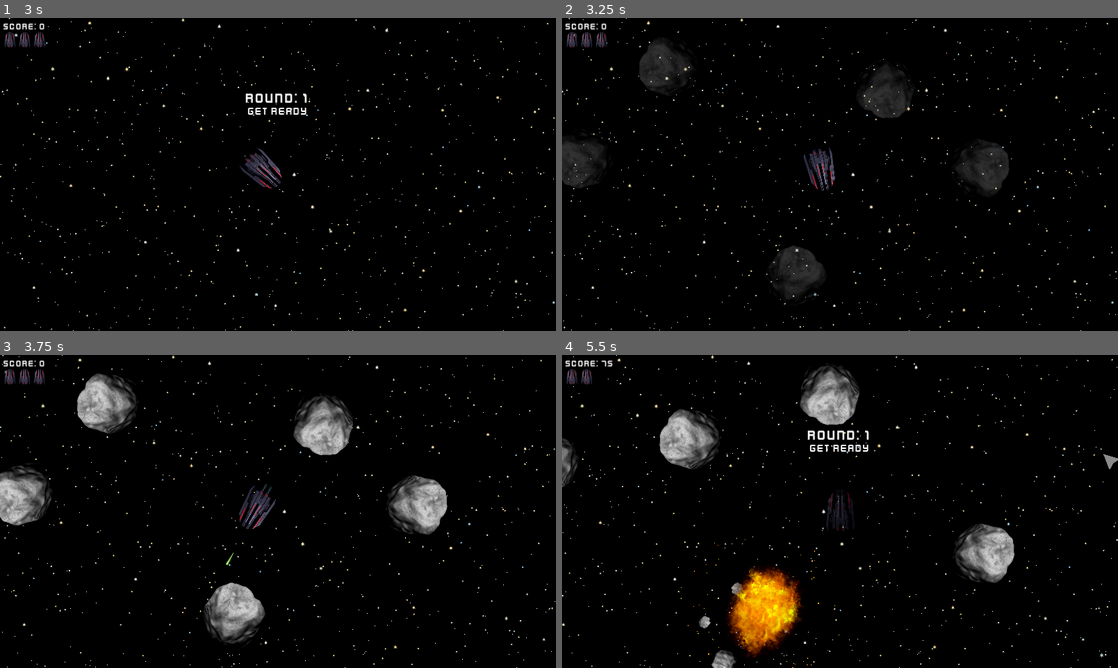
Above: before the commit, frames 1-4 (two rows, left to right).
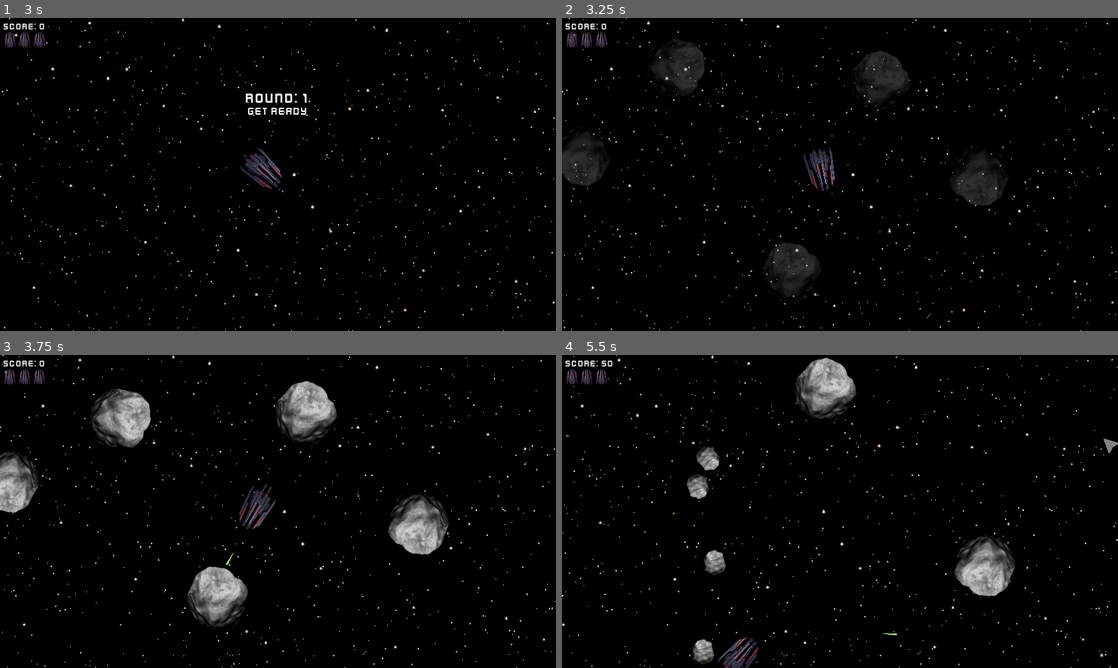
Above: after the commit, the same moments.

Repository: x7bit/godot-asteroids
Game: Godot game, scene res://scenes/main.tscn
The game is run twice, just before and just after one commit, with the same random seed, the same clock (stepped at 60 frames per second) and the same inputs. Sound files missing from this copy of the repository are replaced by a short silence.
Inputs:
- Up to frame 1 (3 s): click "NEW GAME" at 0.5 s; tap Enter (shoot) at 1.25, 1.35, 2.1, 2.85 s; hold Right (rotate_right) 1.28-2.03 s; hold Down (move_backward) 2.03-2.78 s; hold Right (rotate_right) from 2.78 s (still down)
- Up to frame 2 (3.25 s): keep holding Right (rotate_right)
- Up to frame 3 (3.75 s): release Right (rotate_right) at 3.53 s; hold Up (move_forward) from 3.53 s (still down); tap Enter (shoot) at 3.6 s
- Up to frame 4 (5.5 s): release Up (move_forward) at 4.28 s; hold Left (rotate_left) from 4.28 s (still down); tap Enter (shoot) at 4.35, 5.1 s

Frame 1 is identical in both runs. In frame 2, 2.8% of the frame differs, in the area x 0-81%, y 6-90%; in frame 3, 9.4%; in frame 4, 9.8%, in the area x 0-100%, y 0-100%.

Commit message:
Asteroids as RigidBody2D. Working with minor issues

Diff:
--- a/autoloads/util.gd
+++ b/autoloads/util.gd
@@ -36,7 +36,7 @@
 func get_explosion_rotation(laser: Laser, asteroid: Asteroid) -> float:
 	if asteroid.size == Asteroid.AsteroidSize.SMALL: return 0.0
 	var laser_vector = Vector2.UP.rotated(laser.rotation) * Laser.SPEED
-	var asteroid_vector = Vector2.UP.rotated(asteroid.move_angle) * asteroid.speed * asteroid.mass_multiplier
+	var asteroid_vector = Vector2.UP.rotated(asteroid.move_angle) * asteroid.linear_velocity.length() * asteroid.mass_multiplier
 	return get_rotation_based_up_vector(laser_vector + asteroid_vector)
 
 func is_in_screen_visible(sprite_position: Vector2, screen_size: Vector2) -> bool:
--- a/project.godot
+++ b/project.godot
@@ -143,8 +143,8 @@
 
 [physics]
 
-2d/default_gravity=0.0
-2d/default_gravity_vector=Vector2(0, -1)
+2d/default_gravity_vector=Vector2(0, 0)
+2d/default_linear_damp=0.0
 
 [rendering]
 
--- /dev/null
+++ b/resources/asteroid_physics_material.tres
@@ -0,0 +1,4 @@
+[gd_resource type="PhysicsMaterial" format=3 uid="uid://delrb0njcxg6p"]
+
+[resource]
+bounce = 1.0
--- a/scenes/asteroid.tscn
+++ b/scenes/asteroid.tscn
@@ -1,13 +1,17 @@
-[gd_scene load_steps=5 format=3 uid="uid://baawx8s8henam"]
+[gd_scene load_steps=6 format=3 uid="uid://baawx8s8henam"]
 
 [ext_resource type="Script" path="res://scripts/asteroid.gd" id="1_j7m0b"]
+[ext_resource type="PhysicsMaterial" uid="uid://delrb0njcxg6p" path="res://resources/asteroid_physics_material.tres" id="1_jt4un"]
 [ext_resource type="Texture2D" uid="uid://cam5lc7bkw2ia" path="res://assets/textures/asteroid_large.png" id="2_usxxr"]
 [ext_resource type="Shape2D" uid="uid://djgruwtb7mtyn" path="res://resources/asteroid_cshape_large.tres" id="3_h5hdf"]
 [ext_resource type="PackedScene" uid="uid://bj8l8u3a63ufp" path="res://scenes/indicator.tscn" id="5_ippmg"]
 
-[node name="Asteroid" type="Area2D"]
+[node name="Asteroid" type="RigidBody2D"]
 collision_layer = 4
 collision_mask = 14
+physics_material_override = ExtResource("1_jt4un")
+max_contacts_reported = 1
+contact_monitor = true
 script = ExtResource("1_j7m0b")
 
 [node name="Sprite2D" type="Sprite2D" parent="."]
@@ -20,6 +24,4 @@
 [node name="Indicator" parent="." instance=ExtResource("5_ippmg")]
 modulate = Color(0.866667, 0.866667, 0.866667, 1)
 
-[connection signal="area_entered" from="." to="." method="_on_area_entered"]
-[connection signal="area_exited" from="." to="." method="_on_area_exited"]
 [connection signal="body_entered" from="." to="." method="_on_body_entered"]
--- a/scenes/laser.tscn
+++ b/scenes/laser.tscn
@@ -30,3 +30,5 @@
 lifetime = 0.5
 one_shot = true
 explosiveness = 1.0
+
+[connection signal="body_entered" from="." to="." method="_on_body_entered"]
--- a/scripts/asteroid.gd
+++ b/scripts/asteroid.gd
@@ -1,4 +1,4 @@
-class_name Asteroid extends Area2D
+class_name Asteroid extends RigidBody2D
 
 enum AsteroidSize {SMALL, MEDIUM, LARGE}
 
@@ -12,12 +12,12 @@
 
 @export var size: AsteroidSize = AsteroidSize.LARGE
 var center_offset: Vector2 = Vector2.ZERO
-var move_angle: float = 0.0
-var speed: float = BASE_SPEED
+
+var max_speed: float = BASE_SPEED
 var speed_multiplier: float = 1.0
+var initial_move_angle: float = 0.0
 var alfa: float = 1.0
 var is_bounced: bool = false
-var paired_ids: Array[int] = []
 
 var id: int:
 	get:
@@ -26,6 +26,10 @@
 var global_center: Vector2:
 	get:
 		return global_position + center_offset
+
+var move_angle: float:
+	get:
+		return Util.get_rotation_based_up_vector(linear_velocity)
 
 var radius: float:
 	get:
@@ -62,18 +66,21 @@
 func _ready() -> void:
 	match size:
 		AsteroidSize.SMALL:
-			speed = randf_range(speed_multiplier * 2.4 * BASE_SPEED, speed_multiplier * 3.2 * BASE_SPEED)
+			mass = 0.1
+			max_speed = speed_multiplier * 3.2 * BASE_SPEED
 			sprite.texture = preload("res://assets/textures/asteroid_small.png")
 			cshape.shape = preload("res://resources/asteroid_cshape_small.tres")
 			cshape.position = Vector2(1, -1)
 		AsteroidSize.MEDIUM:
-			speed = randf_range(speed_multiplier * 1.7 * BASE_SPEED, speed_multiplier * 2.4 * BASE_SPEED)
+			mass = 0.4
+			max_speed = speed_multiplier * 2.4 * BASE_SPEED
 			sprite.texture = preload("res://assets/textures/asteroid_medium.png")
 			cshape.shape = preload("res://resources/asteroid_cshape_medium.tres")
 			cshape.position = Vector2.ZERO
 		AsteroidSize.LARGE:
+			mass = 1.6
 			alfa = 0.0
-			speed = randf_range(speed_multiplier * 1.0 * BASE_SPEED, speed_multiplier * 1.7 * BASE_SPEED)
+			max_speed = speed_multiplier * 1.7 * BASE_SPEED
 			sprite.modulate.a = alfa
 			sprite.texture = preload("res://assets/textures/asteroid_large.png")
 			cshape.shape = preload("res://resources/asteroid_cshape_large.tres")
@@ -81,77 +88,54 @@
 	rotation = randf_range(0, 2 * PI)
 	center_offset = cshape.position.rotated(rotation)
 	indicator.scale = indicator_scale
-	indicator.rotate(-rotation + move_angle)
+	indicator.rotate(-rotation + initial_move_angle)
+	apply_central_impulse(randf_range(max_speed * 0.6, max_speed) * Vector2.UP.rotated(initial_move_angle))
+
+func _integrate_forces(state: PhysicsDirectBodyState2D):
+	#MAX SPEED ClAMP
+	if state.linear_velocity.length() > max_speed:
+		state.linear_velocity = state.linear_velocity.normalized() * max_speed
+	#OFF SCREEN TRANSITIONS
+	var screen_size: Vector2 = get_viewport_rect().size
+	var indicator_prev_position: Vector2 = indicator.global_position
+	indicator.parent_move_angle = move_angle
+	if (global_position.y + radius) < 0: #UP
+		global_position.y = screen_size.y + radius
+		indicator.global_position = indicator_prev_position
+	elif (global_position.y - radius) > screen_size.y: #DOWN
+		global_position.y = -radius
+		indicator.global_position = indicator_prev_position
+	if (global_position.x + radius) < 0: #LEFT
+		global_position.x = screen_size.x + radius
+		indicator.global_position = indicator_prev_position
+	elif (global_position.x - radius) > screen_size.x: #RIGHT
+		global_position.x = -radius
+		indicator.global_position = indicator_prev_position
 
 func _process(delta: float) -> void:
 	if alfa < 1.0:
 		alfa = minf(alfa + 1.5 * delta, 1.0)
 		sprite.modulate.a = alfa
 	else:
-		global_position += Vector2.UP.rotated(move_angle) * speed * delta
-		##OFF SCREEN TRANSITIONS
-		var screen_size: Vector2 = get_viewport_rect().size
-		var indicator_prev_position: Vector2 = indicator.global_position
-		indicator.parent_move_angle = move_angle
-		#POSITION
-		if (global_position.y + radius) < 0: #UP
-			global_position.y = screen_size.y + radius
-			indicator.global_position = indicator_prev_position
-		elif (global_position.y - radius) > screen_size.y: #DOWN
-			global_position.y = -radius
-			indicator.global_position = indicator_prev_position
-		if (global_position.x + radius) < 0: #LEFT
-			global_position.x = screen_size.x + radius
-			indicator.global_position = indicator_prev_position
-		elif (global_position.x - radius) > screen_size.x: #RIGHT
-			global_position.x = -radius
-			indicator.global_position = indicator_prev_position
+		pass
 
 func _on_body_entered(body: Node2D) -> void:
 	if body is Player:
 		body.die()
+	if body is Asteroid:
+		if is_bounced:
+			is_bounced = false
+			SfxController.play_in_unique_player(SfxController.Sfx.BOUNCE)
+		else:
+			body.is_bounced = true
 
-func _on_area_entered(area: Area2D) -> void:
-	if area is Laser:
-		if !area.exploded:
-			explode(area)
-			area.explode_and_free(explosion_scale)
-	if area is Asteroid:
-		if size <= area.size && !paired_ids.has(area.id):
-			bounce(area)
-
-func _on_area_exited(area: Area2D) -> void:
-	if area is Asteroid:
-		if paired_ids.has(area.id):
-			paired_ids.erase(area.id)
-
-func init(_pos: Vector2, _new_rotation: float, _size: Asteroid.AsteroidSize) -> void:
+func init(_pos: Vector2, _move_angle: float, _size: Asteroid.AsteroidSize) -> void:
 	global_position = _pos
 	size = _size
-	move_angle = _new_rotation
+	initial_move_angle = _move_angle
 	speed_multiplier = Global.asteroid_speed_multiplier
 
 func explode(laser: Laser) -> void:
 	var new_rotation = Util.get_explosion_rotation(laser, self)
 	emit_signal("exploded", global_position, new_rotation, size, points)
 	queue_free()
-
-func bounce(asteroid: Asteroid) -> void:
-	#FIXME Improve bounce
-	var center_diff_vector: Vector2 = global_center - asteroid.global_center
-	var normal_vector: Vector2 = center_diff_vector.orthogonal().normalized()
-	reflect(normal_vector)
-	asteroid.is_bounced = true
-	if is_bounced:
-		is_bounced = false
-		asteroid.is_bounced = false
-		paired_ids.push_back(asteroid.id)
-		asteroid.paired_ids.push_back(id)
-	else:
-		SfxController.play_in_unique_player(SfxController.Sfx.BOUNCE)
-
-func reflect(normal_vector: Vector2) -> void:
-	var move_vector := Vector2.UP.rotated(move_angle)
-	move_angle = Util.get_rotation_based_up_vector(move_vector.reflect(normal_vector))
-	indicator.rotation = 0.0
-	indicator.rotate(-rotation + move_angle)
--- a/scripts/game.gd
+++ b/scripts/game.gd
@@ -101,11 +101,9 @@
 	var asteroid2 := AsteroidScene.instantiate()
 	var rotation_offset := randf_range(PI / 8, PI / 4)
 	asteroid1.init(pos, new_rotation + rotation_offset, size)
-	asteroid1.paired_ids.push_back(asteroid2.id)
 	asteroid1.connect("exploded", _on_asteroid_exploded)
 	asteroids.call_deferred("add_child", asteroid1)
 	asteroid2.init(pos, new_rotation - rotation_offset, size)
-	asteroid2.paired_ids.push_back(asteroid1.id)
 	asteroid2.connect("exploded", _on_asteroid_exploded)
 	asteroids.call_deferred("add_child", asteroid2)
 
--- a/scripts/laser.gd
+++ b/scripts/laser.gd
@@ -32,6 +32,11 @@
 		elif (global_position.x - laser_half_size.x) > screen_size.x: #RIGHT
 			global_position.x = -laser_half_size.x
 
+func _on_body_entered(body: Node2D):
+	if body is Asteroid && !exploded:
+		body.explode(self)
+		explode_and_free(body.explosion_scale)
+
 func explode_and_free(explosion_scale: float) -> void:
 	exploded = true
 	laser_sprite.visible = false
